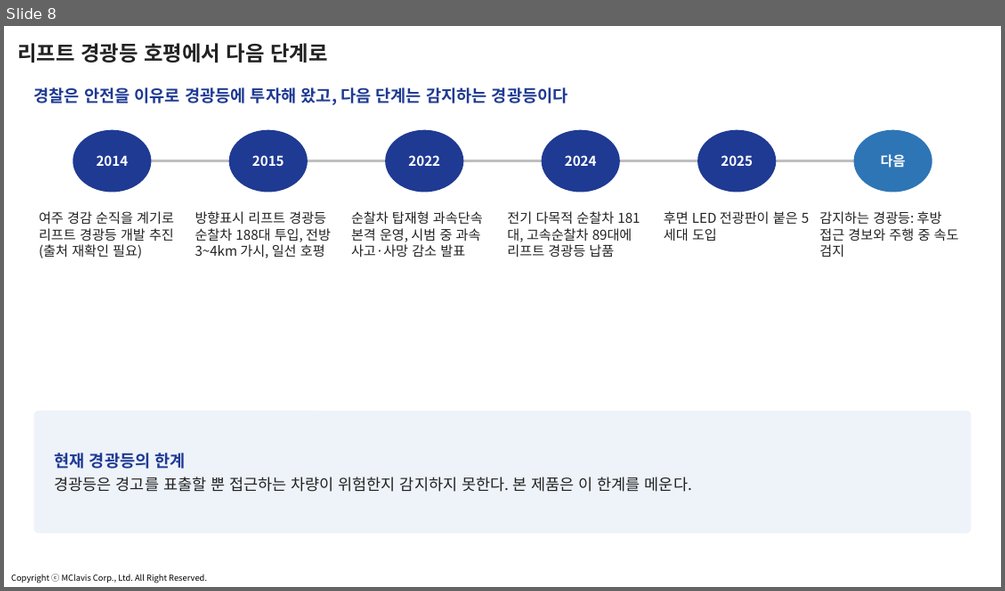
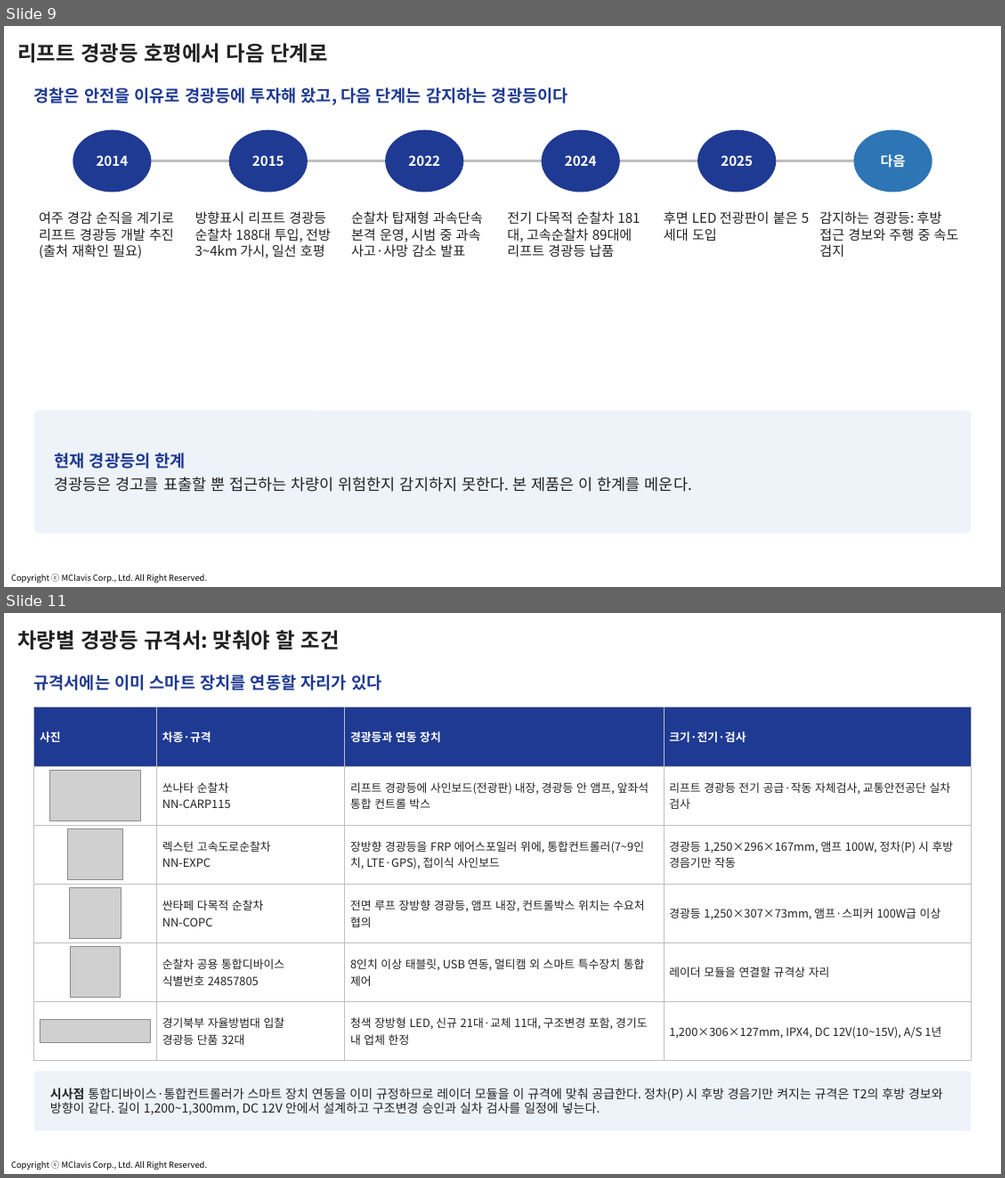
Before and after one commit to jangha-collab/jangha-kim, a slide deck: docs/사업계획서/2026-10_스마트경찰경광등_사업계획_과제제안.pptx. Shown one above the other, each under a label of ours: slide 8 before the commit, slides 9 and 11 after it; the slides between them are not shown. The pictures are 1005x591 and 1005x1178 pixels, drawn with LibreOffice and Linux fonts; fonts in the diff are those of the drawing; grey boxes stand for pictures; background and template pictures are left out. Boxes give left, top, right and bottom in pixels: in the first picture for what was removed or moved away, otherwise in the second. Text is boxed around its words. In the diff, an @@ line names an element or a change of style, - is before the commit and + after.

```diff
--- a/docs/사업계획서/2026-10_스마트경찰경광등_사업계획_과제제안.pptx
+++ b/docs/사업계획서/2026-10_스마트경찰경광등_사업계획_과제제안.pptx
@@ slide 11 added at (4,613,1001,1174), background #FFFFFF; not listed: 1 template element that a slide beside it also shows @@
@@ title added at (17,630,340,649), 20 pt, text #222222, bold @@
+차량별 경광등 규격서: 맞춰야 할 조건
@@ text added at (34,674,381,690), 16 pt, text #1F3A93, bold @@
+규격서에는 이미 스마트 장치를 연동할 자리가 있다
@@ table added at (34,707,971,1060), 6 rows, 4 columns @@
+사진 | 차종·규격 | 경광등과 연동 장치 | 크기·전기·검사
+ | 쏘나타 순찰차 / NN-CARP115 | 리프트 경광등에 사인보드(전광판) 내장, 경광등 안 앰프, 앞좌석 통합 컨트롤 박스 | 리프트 경광등 전기 공급·작동 자체검사, 교통안전공단 실차 검사
+ | 렉스턴 고속도로순찰차 / NN-EXPC | 장방향 경광등을 FRP 에어스포일러 위에, 통합컨트롤러(7~9인치, LTE·GPS), 접이식 사인보드 | 경광등 1,250×296×167mm, 앰프 100W, 정차(P) 시 후방 경음기만 작동
+ | 싼타페 다목적 순찰차 / NN-COPC | 전면 루프 장방향 경광등, 앰프 내장, 컨트롤박스 위치는 수요처 협의 | 경광등 1,250×307×73mm, 앰프·스피커 100W급 이상
+ | 순찰차 공용 통합디바이스 / 식별번호 24857805 | 8인치 이상 태블릿, USB 연동, 멀티캠 외 스마트 특수장치 통합 제어 | 레이더 모듈을 연결할 규격상 자리
+ | 경기북부 자율방범대 입찰 / 경광등 단품 32대 | 청색 장방형 LED, 신규 21대·교체 11대, 구조변경 포함, 경기도 내 업체 한정 | 1,200×306×127mm, IPX4, DC 12V(10~15V), A/S 1년
@@ picture added at (49,770,141,821) @@
@@ picture added at (67,829,123,880) @@
@@ picture added at (70,887,121,938) @@
@@ picture added at (70,947,121,997) @@
@@ picture added at (40,1020,152,1042) @@
@@ rounded rectangle added at (34,1070,971,1130), fill #EEF3FA @@
@@ text added at (50,1087,943,1115), 12 pt, text #222222 @@
+시사점 통합디바이스·통합컨트롤러가 스마트 장치 연동을 이미 규정하므로 레이더 모듈을 이 규격에 맞춰 공급한다. 정차(P) 시 후방 경음기만 켜지는 규격은 T2의 후방 경보와 방향이 같다. 길이 1,200~1,300mm, DC 12V 안에서 설계하고 구조변경 승인과 실차 검사를 일정에 넣는다.
@@ what was slide 8 is now slide 9 @@
```
Also in this commit, not shown: 9 slides changed, 1 other slide added, 17 other files.
